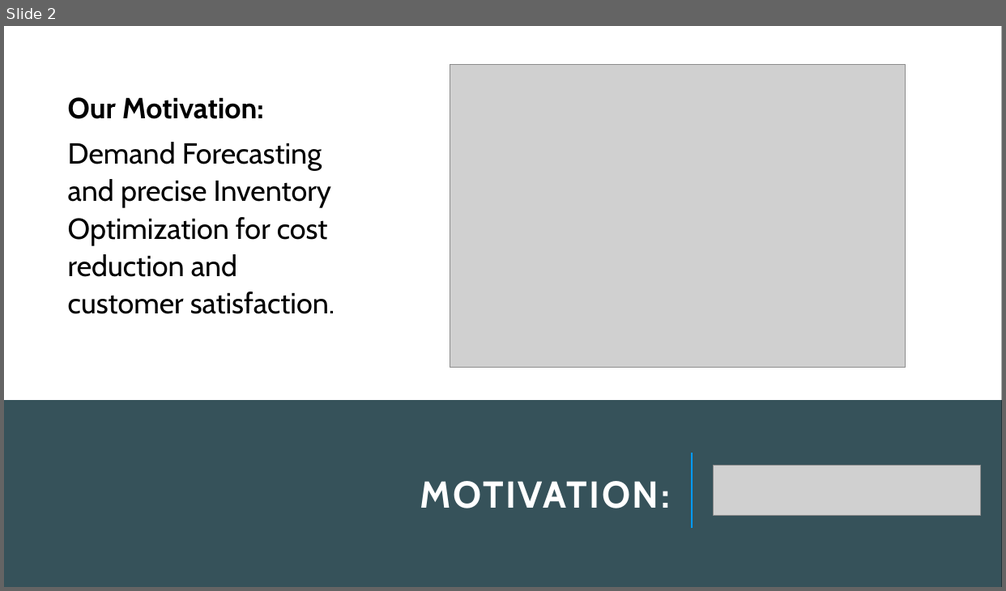
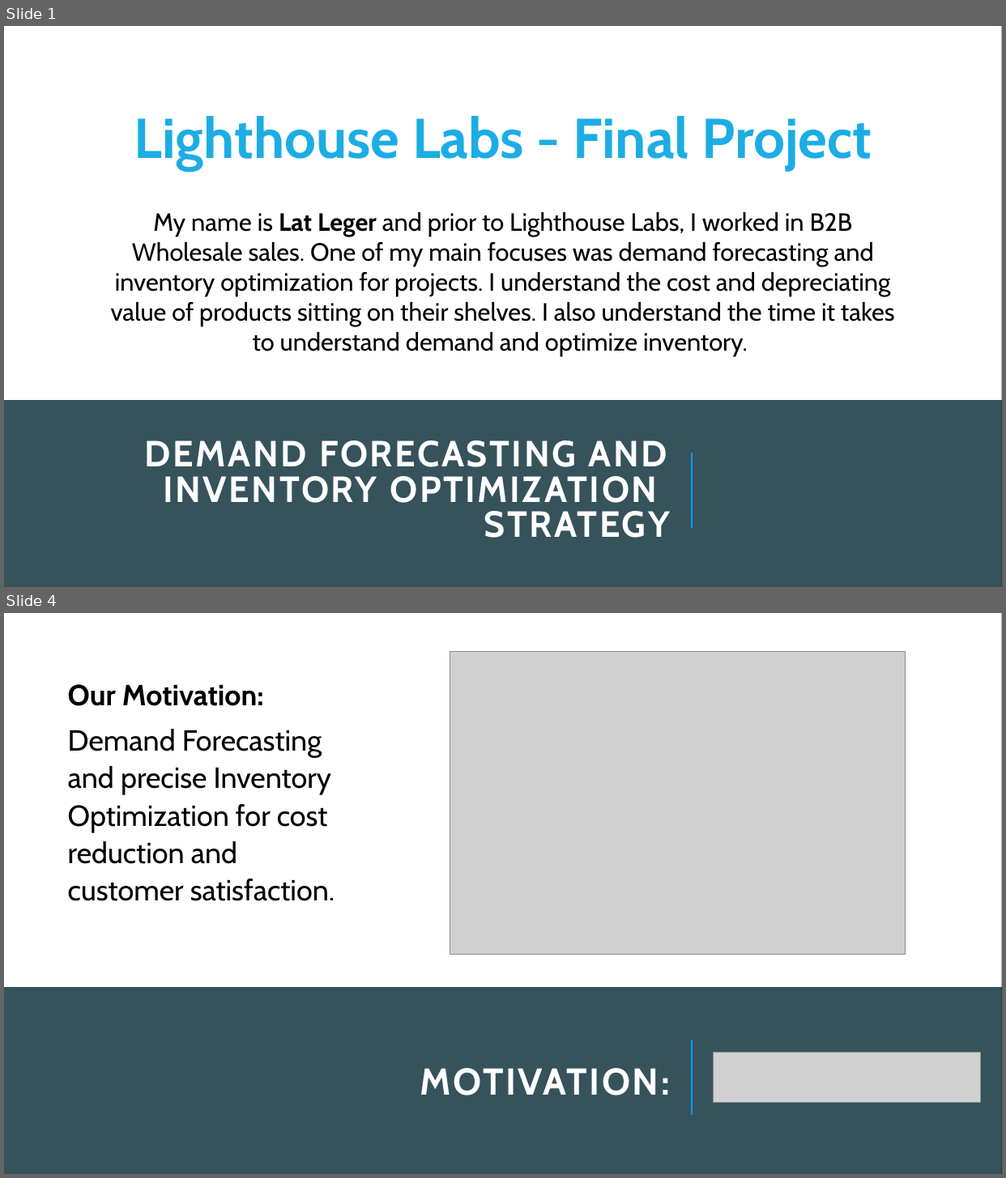
Before and after one commit to latleger/LHL-Project-Final, a slide deck: presentation/Presentation.pptm. Shown one above the other, each under a label of ours: slide 2 before the commit, slides 1 and 4 after it; the slides between them are not shown. The pictures are 1006x591 and 1006x1178 pixels, drawn with LibreOffice and Linux fonts; fonts in the diff are those of the drawing; grey boxes stand for pictures. Boxes give left, top, right and bottom in pixels: in the first picture for what was removed or moved away, otherwise in the second. Text is boxed around its words. In the diff, an @@ line names an element or a change of style, - is before the commit and + after.

```diff
--- a/presentation/Presentation.pptm
+++ b/presentation/Presentation.pptm
@@ slide 1 added at bbox=[4, 26, 1002, 587], background #000000 @@
@@ rectangle added at bbox=[4, 26, 1002, 400], fill #FFFFFF @@
@@ text added at bbox=[134, 116, 872, 170], 54 pt, text #1CADE4, bold @@
+Lighthouse Labs - Final Project
@@ text added at bbox=[111, 212, 895, 356], 24 pt, text #000000 @@
+My name is Lat Leger and prior to Lighthouse Labs, I worked in B2B Wholesale sales. One of my main focuses was demand forecasting and inventory optimization for projects. I understand the cost and depreciating value of products sitting on their shelves. I also understand the time it takes to understand demand and optimize inventory.
@@ rectangle added at bbox=[4, 400, 1002, 587], fill #36525A @@
@@ title added at bbox=[145, 441, 670, 538], 35 pt, text #FFFFFF, bold @@
+DEMAND FORECASTING AND INVENTORY OPTIMIZATION
+STRATEGY
@@ line added from (692, 528) to (692, 454), #009BFF 1.5 pt @@
@@ what was slide 2 is now slide 4 @@
```
Also in this commit, not shown: 4 slides changed, 2 other slides added, 4 slides removed, 2 other files.
